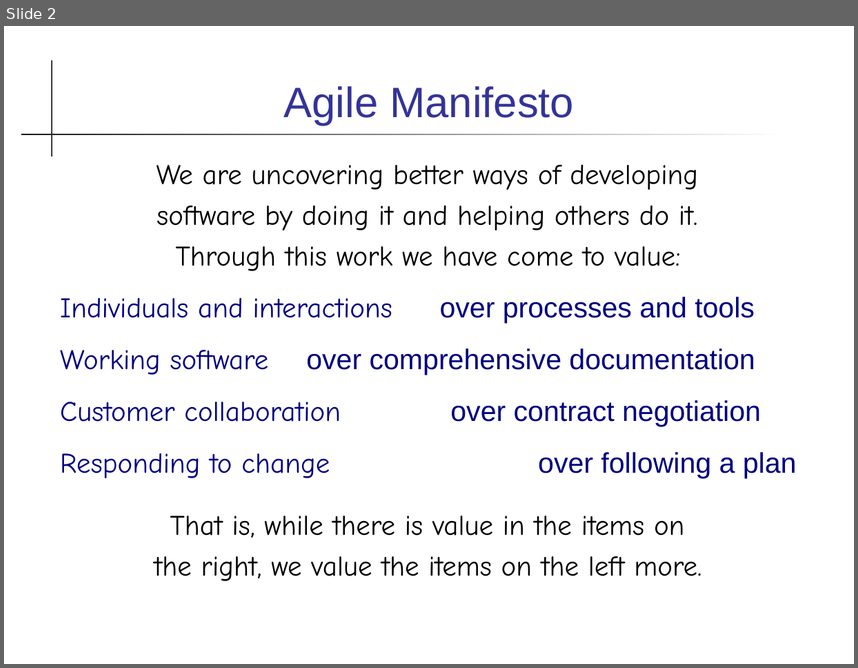
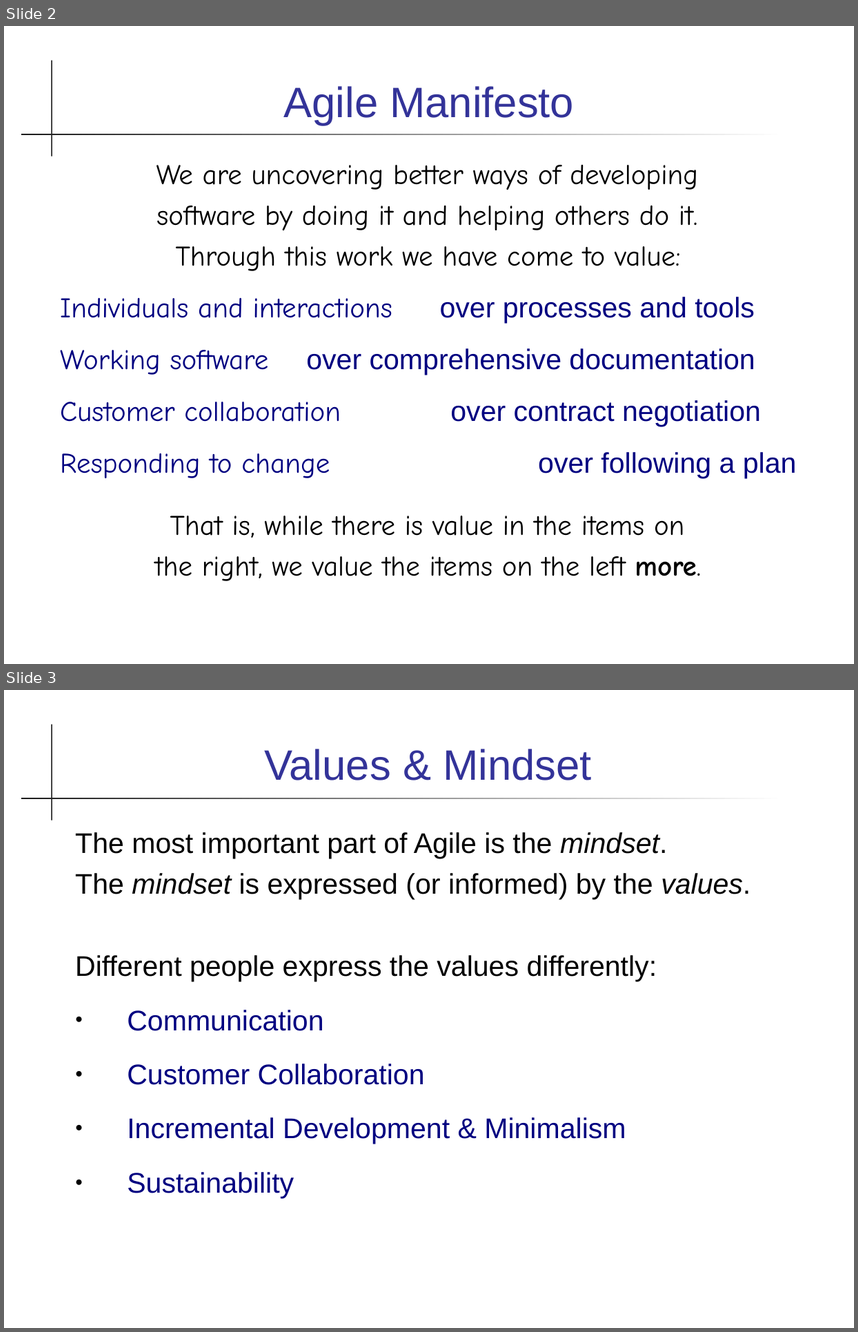
Before and after one commit to cpske/ISP, a slide deck: agile/Agile.ppt. Shown one above the other, each under a label of ours: slide 2 before the commit, slides 2 and 3 after it. The pictures are 858x668 and 858x1332 pixels, drawn with LibreOffice and Linux fonts; fonts in the diff are those of the drawing. Boxes give left, top, right and bottom in pixels: in the first picture for what was removed or moved away, otherwise in the second. Text is boxed around its words. In the diff, an @@ line names an element or a change of style, - is before the commit and + after.

Commit message:
minor change in Agile stuff

```diff
--- a/agile/Agile.ppt
+++ b/agile/Agile.ppt
@@ slide 3 added at [4, 690, 854, 1328], background #FFFFFF; not listed: 2 template elements that a slide beside it also shows @@
@@ title added at [264, 749, 592, 780], 36 pt, text #333399 @@
+Values & Mindset
@@ text added at [75, 832, 751, 1198], 24 pt, text #000000 @@
+The most important part of Agile is the mindset.
+The mindset is expressed (or informed) by the values.
+Different people express the values differently:
+● Communication
+● Customer Collaboration
+● Incremental Development & Minimalism
+● Sustainability
@@ slide 2 changed as well @@
@@ text at [155, 515, 701, 581]: bold on in "more." @@
```
Also in this commit, not shown: 1 other slide changed, 9 other slides added, 2 slides removed, 8 other files.
